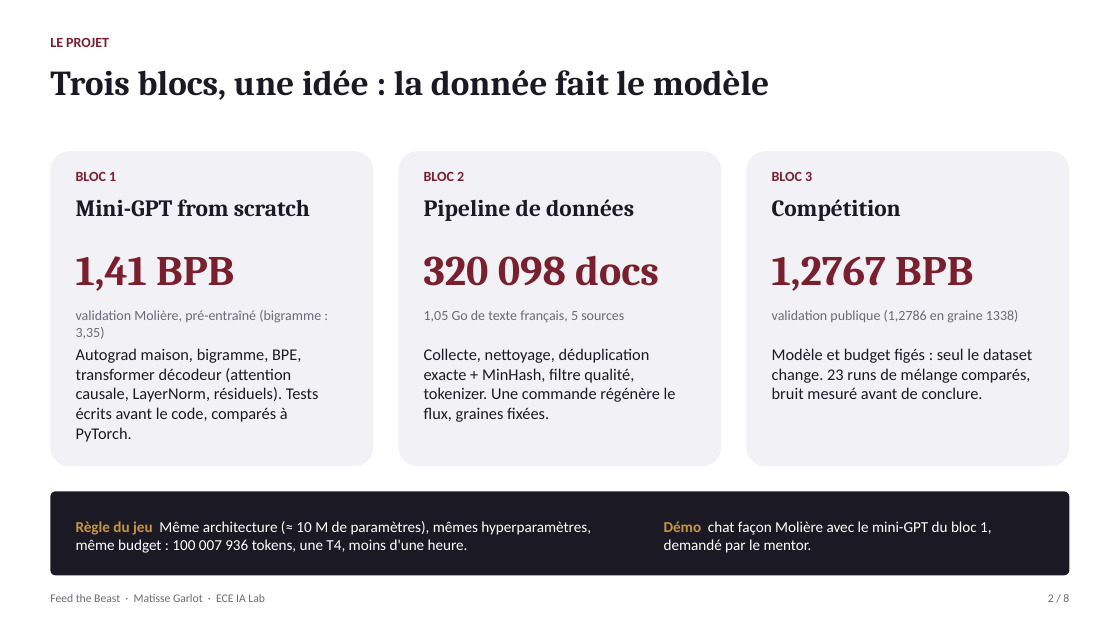
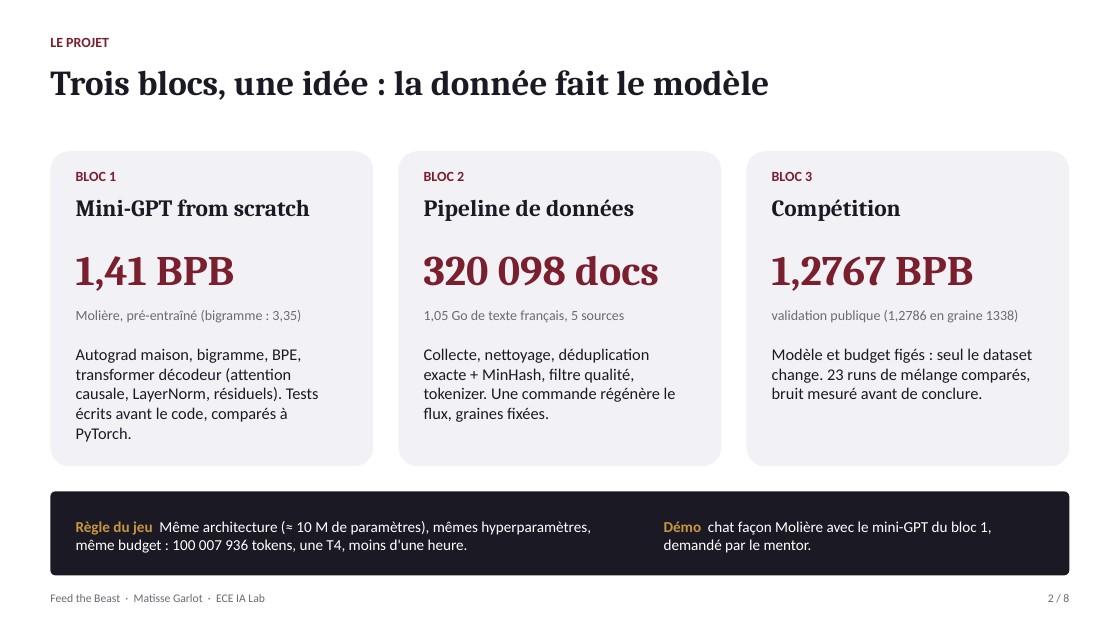
Before and after one commit to MatisseGrl/piscine_Lab, a slide deck: slide 2 of report/Feed-the-Beast-soutenance.pptx. Drawn at 1120x630 pixels with LibreOffice and Linux fonts; fonts in the diff are those of the drawing. Boxes give left, top, right and bottom in pixels: in the first picture for what was removed or moved away, otherwise in the second. Text is boxed around its words. In the diff, an @@ line names an element or a change of style, - is before the commit and + after.

Commit message:
Shorten bloc 1 caption on slide 2

```diff
--- a/report/Feed-the-Beast-soutenance.pptx
+++ b/report/Feed-the-Beast-soutenance.pptx
@@ text at box(76, 310, 301, 323): text changed @@
-validation Molière, pré-entraîné (bigramme : 3,35)
+Molière, pré-entraîné (bigramme : 3,35)
```
Also in this commit, not shown: 1 other file.
